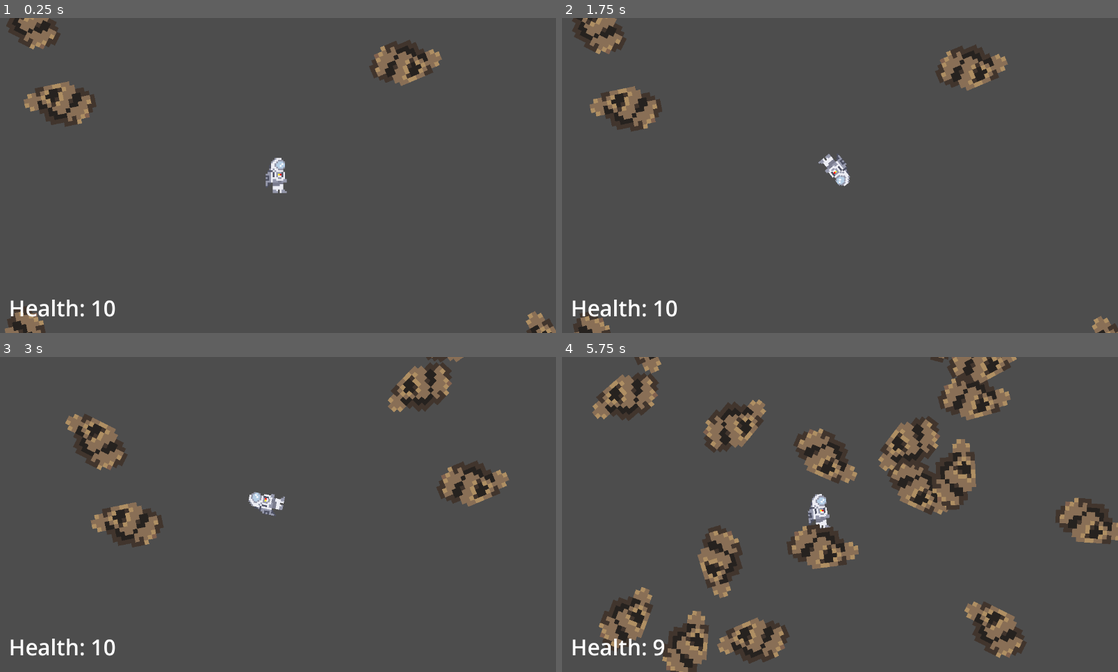
Above: before the commit, frames 1-4 (two rows, left to right).
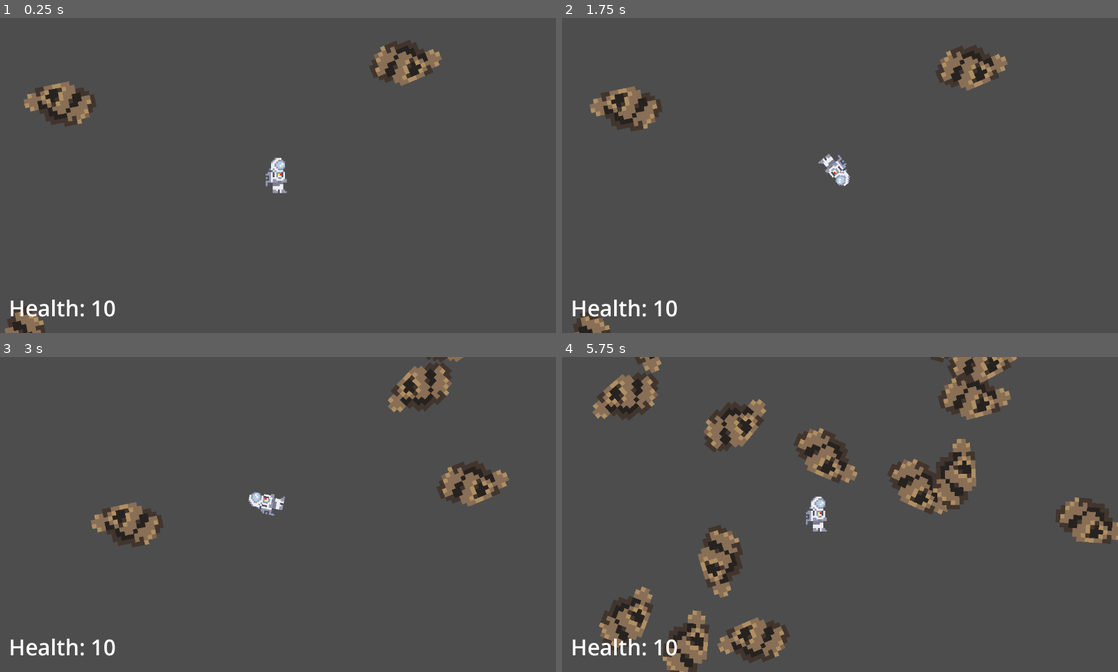
Above: after the commit, the same moments.

Repository: AgilMonkey/NoOxygenGame-ItechGamejam2023
Game: Godot game, scene res://scenes/Main.tscn
Same seed, same stepped clock (60 frames per second), same inputs: the game is played once before the commit and once after it.
Inputs:
- Up to frame 1 (0.25 s): no input
- Up to frame 2 (1.75 s): tap Enter at 0.5 s; hold Right (move_right) 0.53-1.28 s; hold Down (move_back) from 1.28 s (still down)
- Up to frame 3 (3 s): release Down (move_back) at 2.03 s; hold Right (move_right) 2.03-2.78 s; hold Up (move_forward) from 2.78 s (still down)
- Up to frame 4 (5.75 s): release Up (move_forward) at 3.53 s; hold Left (move_left) 3.53-5.03 s; hold Down (move_back) from 5.03 s (still down)

The runs differ from the first frame. In frame 1, 1.0% of the frame differs, in the area x 1-100%, y 0-100%; in frame 2, 1.0%; in frame 3, 1.2%; in frame 4, 5.1%, in the area x 5-100%, y 0-100%.

Commit message:
Memperbaiki agar script spawn_meteor tidak ngecluster lagi

Diff:
--- a/scenes/Main.tscn
+++ b/scenes/Main.tscn
@@ -10,6 +10,7 @@
 
 [node name="SpawnManager" type="Node2D" parent="."]
 script = ExtResource("1_d0t83")
+start_spawn_count = 50
 asteroids = Array[PackedScene]([ExtResource("2_doyi7")])
 
 [node name="Astronot" parent="." instance=ExtResource("3_5ol35")]
@@ -20,10 +21,11 @@
 
 [node name="SpawnAround" type="Node2D" parent="Astronot"]
 script = ExtResource("4_dmxju")
+range_spawn = 2200
 
-[node name="CanvasLayer" type="CanvasLayer" parent="."]
+[node name="UI" type="CanvasLayer" parent="."]
 
-[node name="Control" type="Control" parent="CanvasLayer"]
+[node name="Control" type="Control" parent="UI"]
 layout_mode = 3
 anchors_preset = 15
 anchor_right = 1.0
@@ -31,7 +33,7 @@
 grow_horizontal = 2
 grow_vertical = 2
 
-[node name="HealthUI" type="Label" parent="CanvasLayer/Control"]
+[node name="HealthUI" type="Label" parent="UI/Control"]
 layout_mode = 1
 anchors_preset = 2
 anchor_top = 1.0
@@ -45,4 +47,4 @@
 text = "Health: 10"
 script = ExtResource("5_n3ltv")
 
-[connection signal="on_health_changed" from="Astronot" to="CanvasLayer/Control/HealthUI" method="_on_astronot_on_health_changed"]
+[connection signal="on_health_changed" from="Astronot" to="UI/Control/HealthUI" method="_on_astronot_on_health_changed"]
--- a/scenes/entity/spawn_around.gd
+++ b/scenes/entity/spawn_around.gd
@@ -24,10 +24,18 @@
 
 
 func spawn_randomly_in_circle_ring(radius: float) -> void:
-	var rand_rot = randf_range(0, 360)
-	var rand_pos : Vector2 = Vector2.from_angle(deg_to_rad(rand_rot)) * range_spawn
+	var rand_rot = randi_with_step(0, 360, 15)
+	var rand_pos : Vector2 = Vector2.from_angle(deg_to_rad(rand_rot)) * radius
 
 	spawn_asteroid(rand_pos + global_position)
+
+
+## Tolong jangan nganu step <= 0
+func randi_with_step(from: int, to: int, step: int = 1) -> int:
+	var from_to_mag = to - from
+	var rand_num = randi() % from_to_mag / step
+
+	return rand_num * step
 
 
 func spawn_asteroid(pos : Vector2 = Vector2.ZERO):
